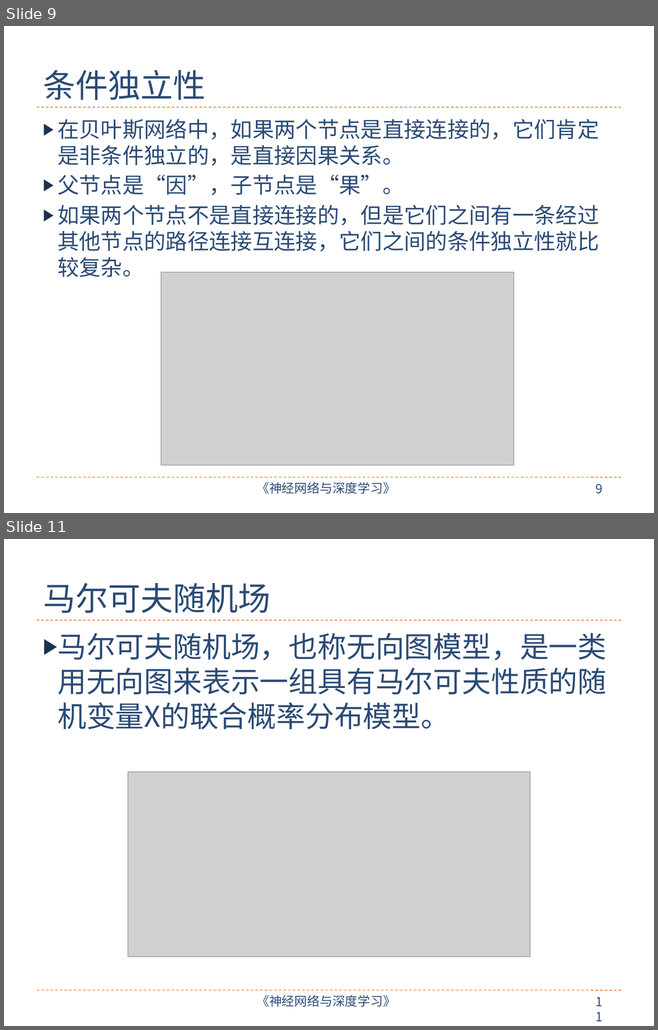
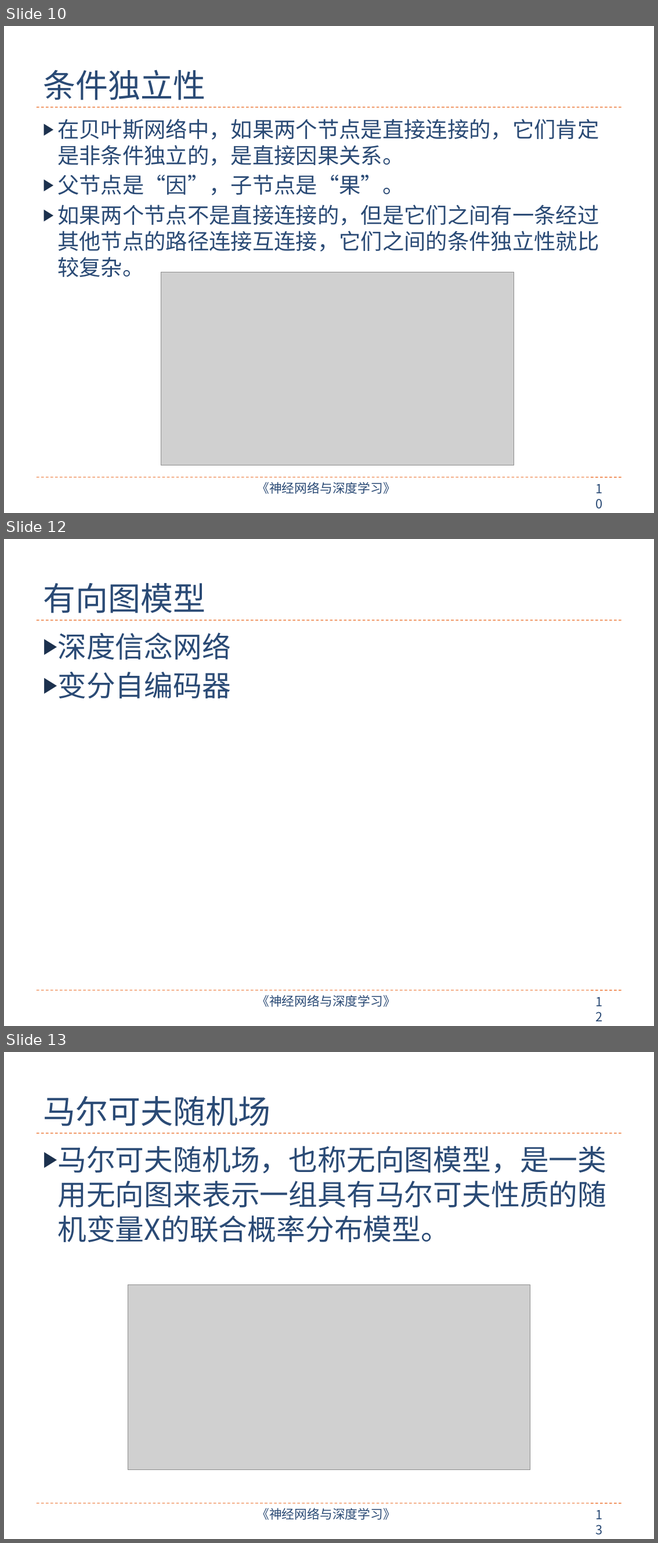
Before and after one commit to nndl/nndl.github.io, a slide deck: ppt/chap-概率图模型.pptx. Shown one above the other, each under a label of ours: slides 9 and 11 before the commit, slides 10, 12 and 13 after it; the slides between them are not shown. The pictures are 658x1030 and 658x1543 pixels, drawn with LibreOffice and Linux fonts; fonts in the diff are those of the drawing; grey boxes stand for pictures. Boxes give left, top, right and bottom in pixels: in the first picture for what was removed or moved away, otherwise in the second. Text is boxed around its words. In the diff, an @@ line names an element or a change of style, - is before the commit and + after.

```diff
--- a/ppt/chap-概率图模型.pptx
+++ b/ppt/chap-概率图模型.pptx
@@ slide 12 added at [4,539,654,1026], background #FFFFFF; not listed: 4 template elements that a slide beside it also shows @@
@@ title added at [43,583,205,613], 36 pt, text #2A4A75 @@
+有向图模型
@@ text added at [57,632,231,699], 32 pt, text #2A4A75 @@
+▶ 深度信念网络
+▶ 变分自编码器
@@ what was slide 9 is now slide 10 @@
@@ page number at [595,484,602,494]: text changed @@
-9
+10
@@ what was slide 11 is now slide 13 @@
@@ page number at [589,1504,615,1526]: text changed @@
-11
+13
```
Also in this commit, not shown: 6 slides changed, 1 other slide added, 1 slide removed.
